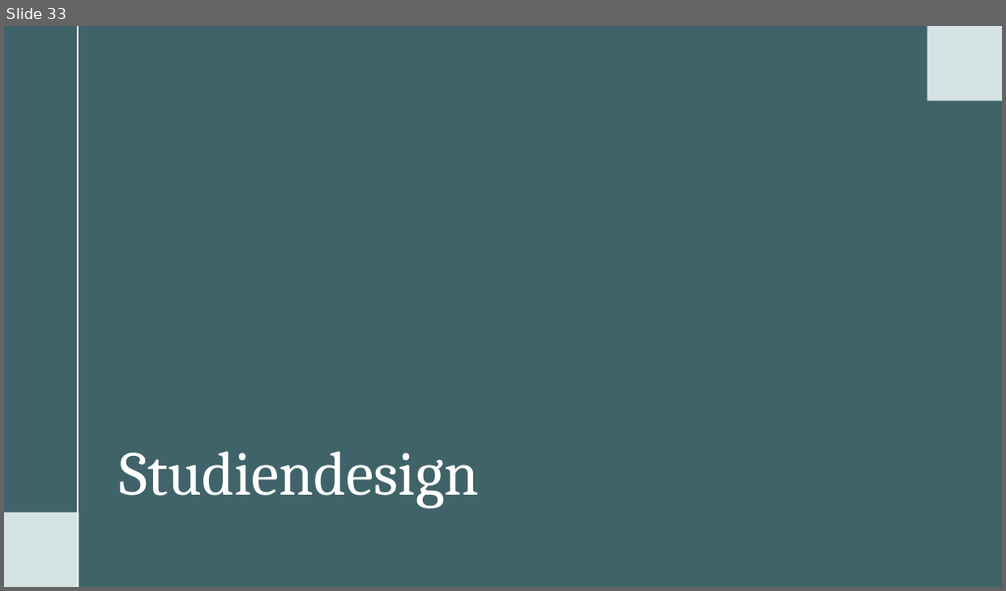
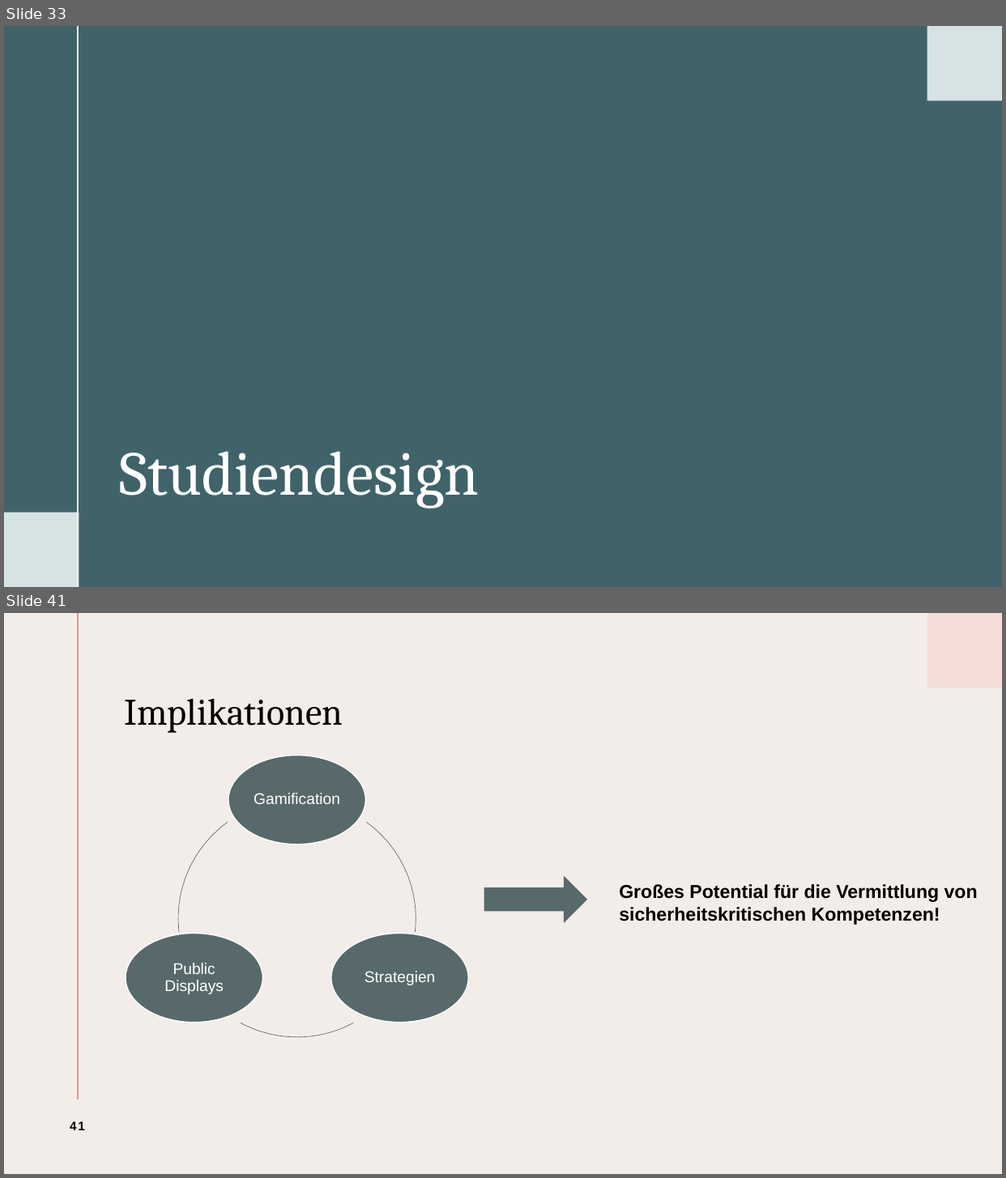
Before and after one commit to ToniHantschmann/deepfake_detector, a slide deck: presentation/presentation.pptx. Shown one above the other, each under a label of ours: slide 33 before the commit, slides 33 and 41 after it; the slides between them are not shown. The pictures are 1006x591 and 1006x1178 pixels, drawn with LibreOffice and Linux fonts; fonts in the diff are those of the drawing. Boxes give left, top, right and bottom in pixels: in the first picture for what was removed or moved away, otherwise in the second. Text is boxed around its words. In the diff, an @@ line names an element or a change of style, - is before the commit and + after.

```diff
--- a/presentation/presentation.pptx
+++ b/presentation/presentation.pptx
@@ slide 41 added at bbox=[4, 613, 1002, 1174], background #F3EDEA @@
@@ line added from (78, 613) to (78, 1100), #DF998B 1.5 pt @@
@@ rectangle added at bbox=[927, 613, 1002, 688], fill #F4DDD8 @@
@@ title added at bbox=[124, 699, 343, 733], 36 pt, text #000000 @@
+Implikationen
@@ group added at bbox=[126, 756, 468, 1037]: 3 ellipses, 3 texts, 3 freeform shapes @@
+Gamification
+Strategien
+Public Displays
@@ right arrow added at bbox=[484, 875, 587, 923], fill #58696B @@
@@ text added at bbox=[619, 884, 978, 925], 18 pt, text #000000, bold @@
+Großes Potential für die Vermittlung von sicherheitskritischen Kompetenzen!
@@ page number added at bbox=[70, 1122, 85, 1131], 12 pt, text #000000, bold @@
+41
```
Also in this commit, not shown: 7 slides changed, 8 other slides added, 1 slide removed.
